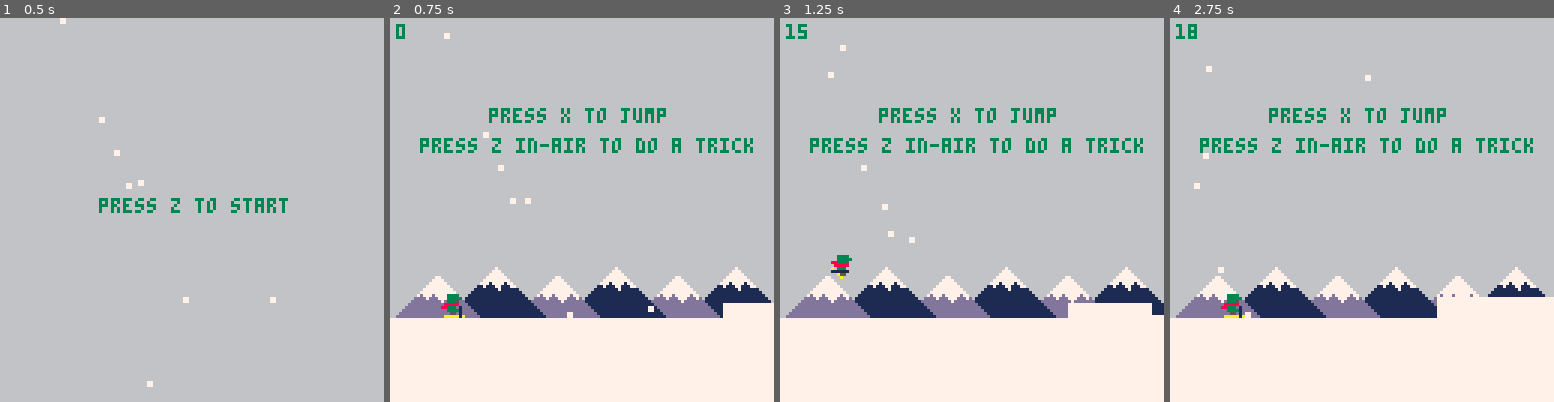
Above: before the commit, frames 1-4 (left to right).
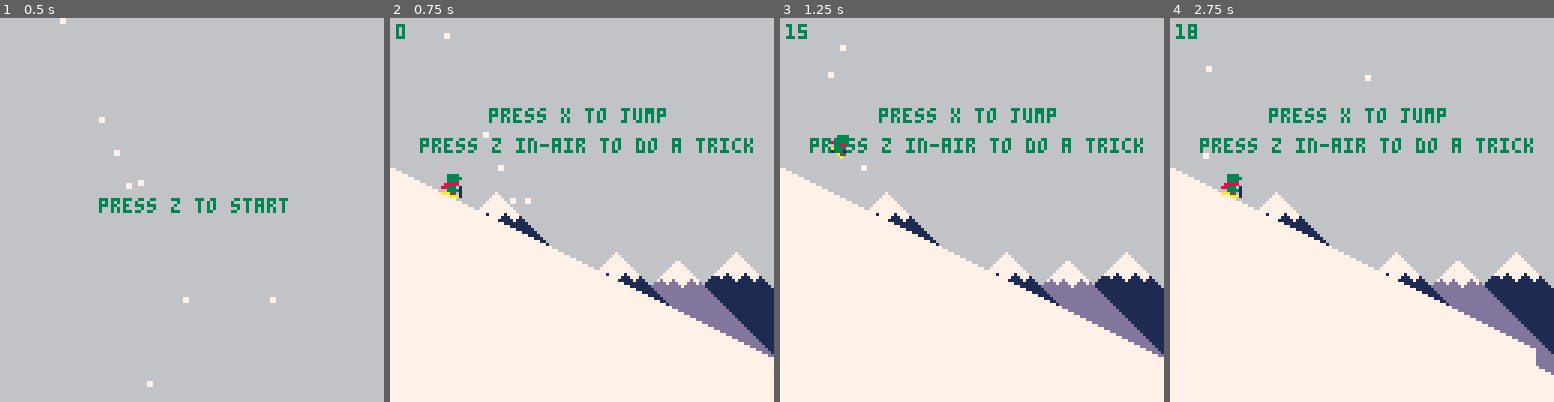
Above: after the commit, the same moments.

Repository: jaredmcdonald/pico8-jump
Game: PICO-8 cartridge jump.p8
Same seed, same stepped clock (60 frames per second), same inputs: the game is played once before the commit and once after it.
Inputs:
- Up to frame 1 (0.5 s): tap X (X key) at 0.33 s
- Up to frame 2 (0.75 s): tap O (Z key) at 0.7 s
- Up to frame 3 (1.25 s): tap X (X key) at 1.07 s
- Up to frame 4 (2.75 s): tap O (Z key) at 1.7, 2.1, 2.5 s; tap X (X key) at 1.85 s

Frame 1 is identical in both runs. In frame 2, 19% of the frame differs, in the area x 0-100%, y 39-89%; in frame 3, 20%; in frame 4, 20%, in the area x 0-100%, y 39-93%.

Commit message:
downhill

Diff:
--- a/jump.p8
+++ b/jump.p8
@@ -30,7 +30,7 @@
 -- usually just match what came before
 function next_terrain(prev_height)
 	if rnd(2)<0.1 or not prev_height then
-		return 110-rnd(height_max)
+		return 130-rnd(height_max)
 	end
 	return prev_height
 end
@@ -41,12 +41,9 @@
 	game_over=false
 
 	-- setup initial terrain
-	for x=0,90 do
+	for x=0,128 do
 		-- initial runway
-		terrain[x]=100
-	end
-	for x=91,128 do
-		terrain[x]=next_terrain(terrain[x-1])
+		terrain[x]=50+(0.5*x)
 	end
 
 	-- setup initial player position
@@ -139,7 +136,7 @@
 			terrain[x]=next_terrain(y)
 		else
 			-- shift the rest left by one
-			terrain[x]=terrain[x+1]
+			terrain[x]=terrain[x+1]-0.5
 		end
 	end
 end
@@ -164,9 +161,9 @@
 		if rnd(1)>0.25 then
 			flake.x-=2
 		else
-			flake.y+=2
-		end
-		if flake.y>128 or flake.x<0 then
+			flake.y-=1.5
+		end
+		if flake.y<0 or flake.x<0 then
 			del(crash_snow, flake)
 		end
 	end
@@ -218,9 +215,9 @@
 end
 
 function draw_mountains()
-	sspr(24,0,24+72,64,80,70)
-	sspr(24,0,24+72,64,40,70)
-	sspr(24,0,24+72,64,0,70)
+	sspr(24,0,24+72,64,80,65)
+	sspr(24,0,24+72,64,40,65)
+	sspr(24,0,24+72,64,0,45)
 end
 
 function _draw()
Not shown, changed: 58 lines of the sprite sheet (__gfx__) section of jump.p8
Not shown, changed: the sound effects (__sfx__) section of jump.p8
